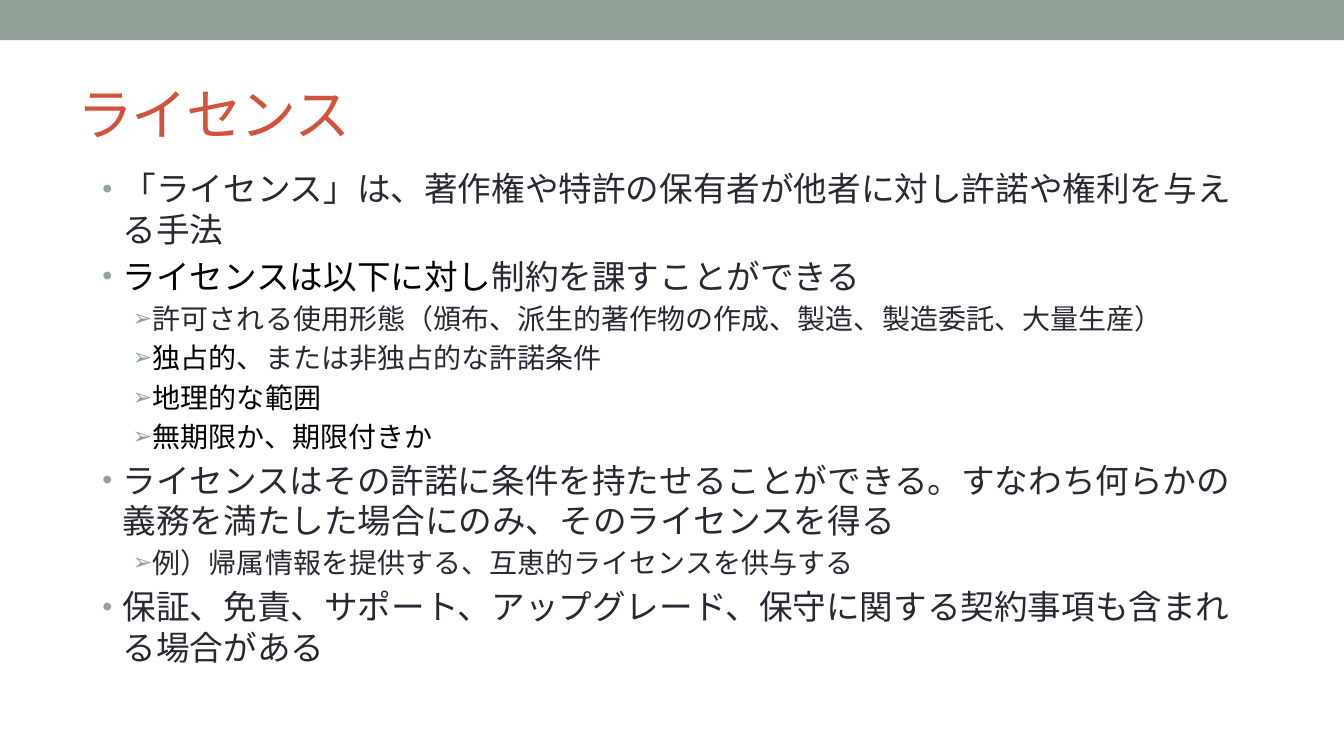
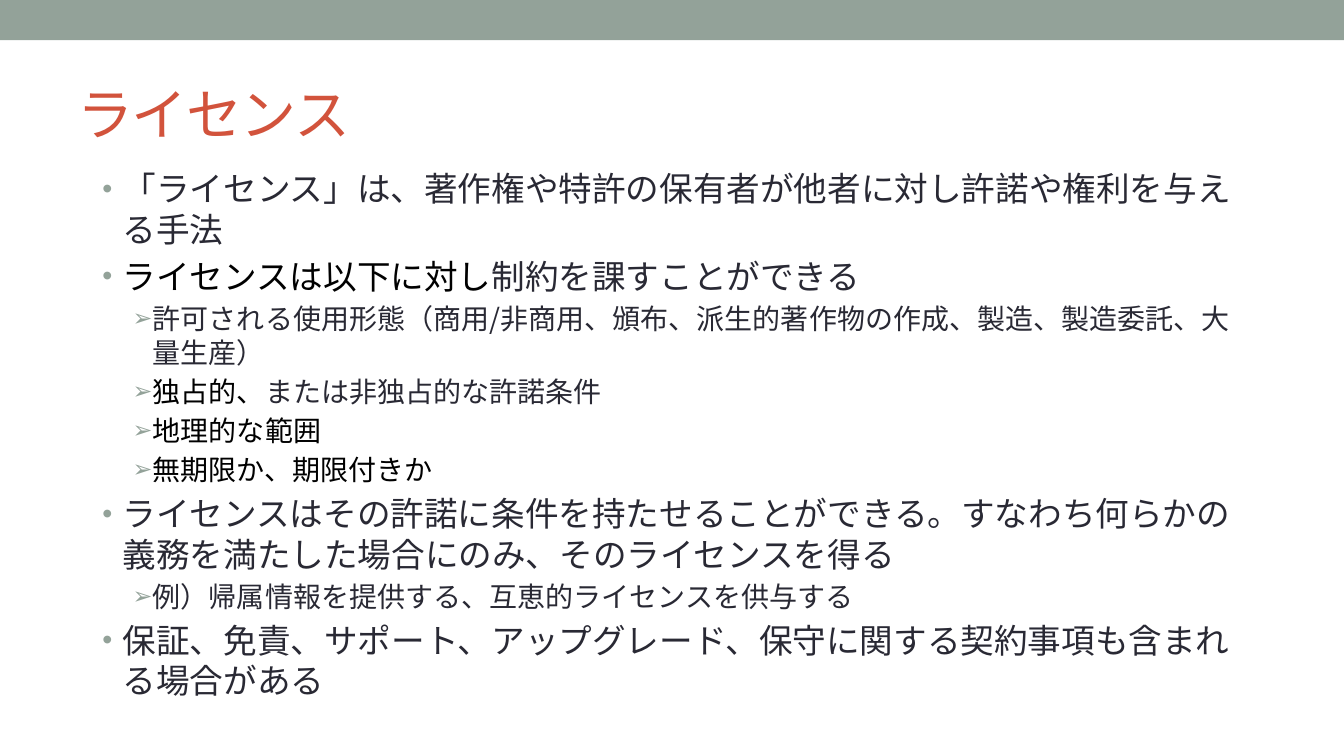
Before and after one commit to OpenChain-Project/Curriculum-Translation-JP, a slide deck: slide 12 of REVIEW/Version_for_v1.1/openchain-curriculum-for-1-1_JP_review_tani.pptx. Drawn at 1344x756 pixels with LibreOffice and Linux fonts; fonts in the diff are those of the drawing; background and template pictures are left out. Boxes give left, top, right and bottom in pixels: in the first picture for what was removed or moved away, otherwise in the second. Text is boxed around its words. In the diff, an @@ line names an element or a change of style, - is before the commit and + after.

```diff
--- a/REVIEW/Version_for_v1.1/openchain-curriculum-for-1-1_JP_review_tani.pptx
+++ b/REVIEW/Version_for_v1.1/openchain-curriculum-for-1-1_JP_review_tani.pptx
@@ text at [153,305,1230,366]: text changed @@
-  ➢ 許可される使用形態（頒布、派生的著作物の作成、製造、製造委託、大量生産）
+  ➢ 許可される使用形態（商用/非商用、頒布、派生的著作物の作成、製造、製造委託、大量生産）
```
Also in this commit, not shown: 5 other slides changed, 1 slide added.
